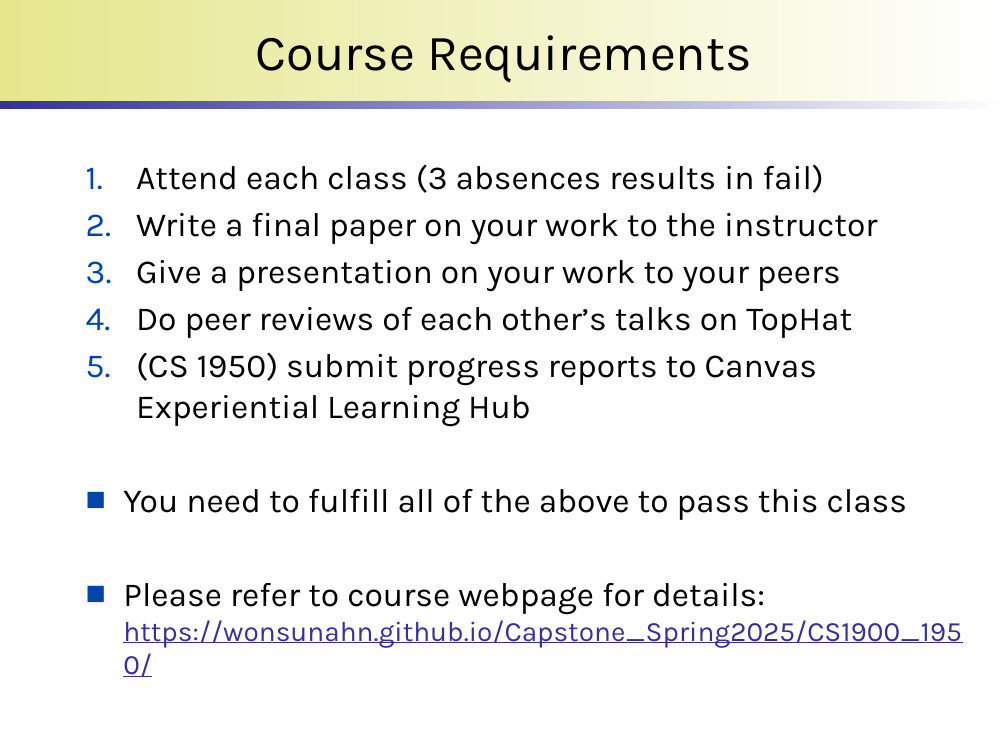
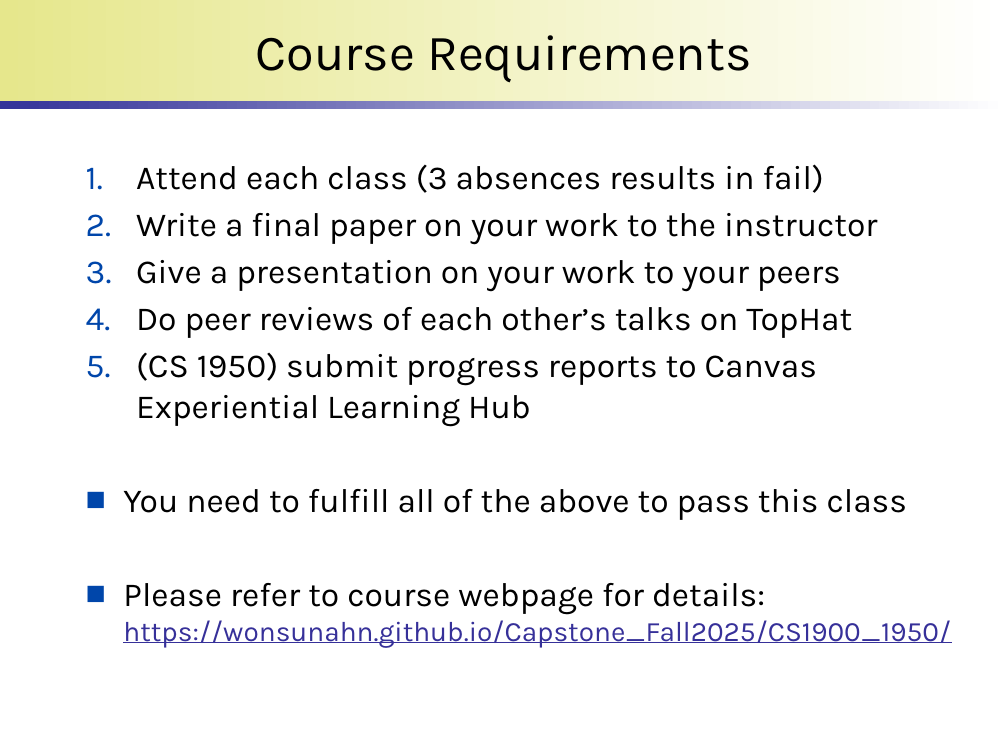
Before and after one commit to wonsunahn/Capstone_Fall2025, a slide deck: slide 3 of lectures/introduction-internship.pptx. Drawn at 1008x756 pixels with LibreOffice and Linux fonts; fonts in the diff are those of the drawing; background and template pictures are left out. Boxes give left, top, right and bottom in pixels: in the first picture for what was removed or moved away, otherwise in the second. Text is boxed around its words. In the diff, an @@ line names an element or a change of style, - is before the commit and + after.

```diff
--- a/lectures/introduction-internship.pptx
+++ b/lectures/introduction-internship.pptx
@@ text at (123, 583, 951, 648): text changed @@
-■ Please refer to course webpage for details:
-  https://wonsunahn.github.io/Capstone_Spring2025/CS1900_1950/
+■ Please refer to course webpage for details:
+  https://wonsunahn.github.io/Capstone_Fall2025/CS1900_1950/
```
Also in this commit, not shown: 2 other slides changed.
